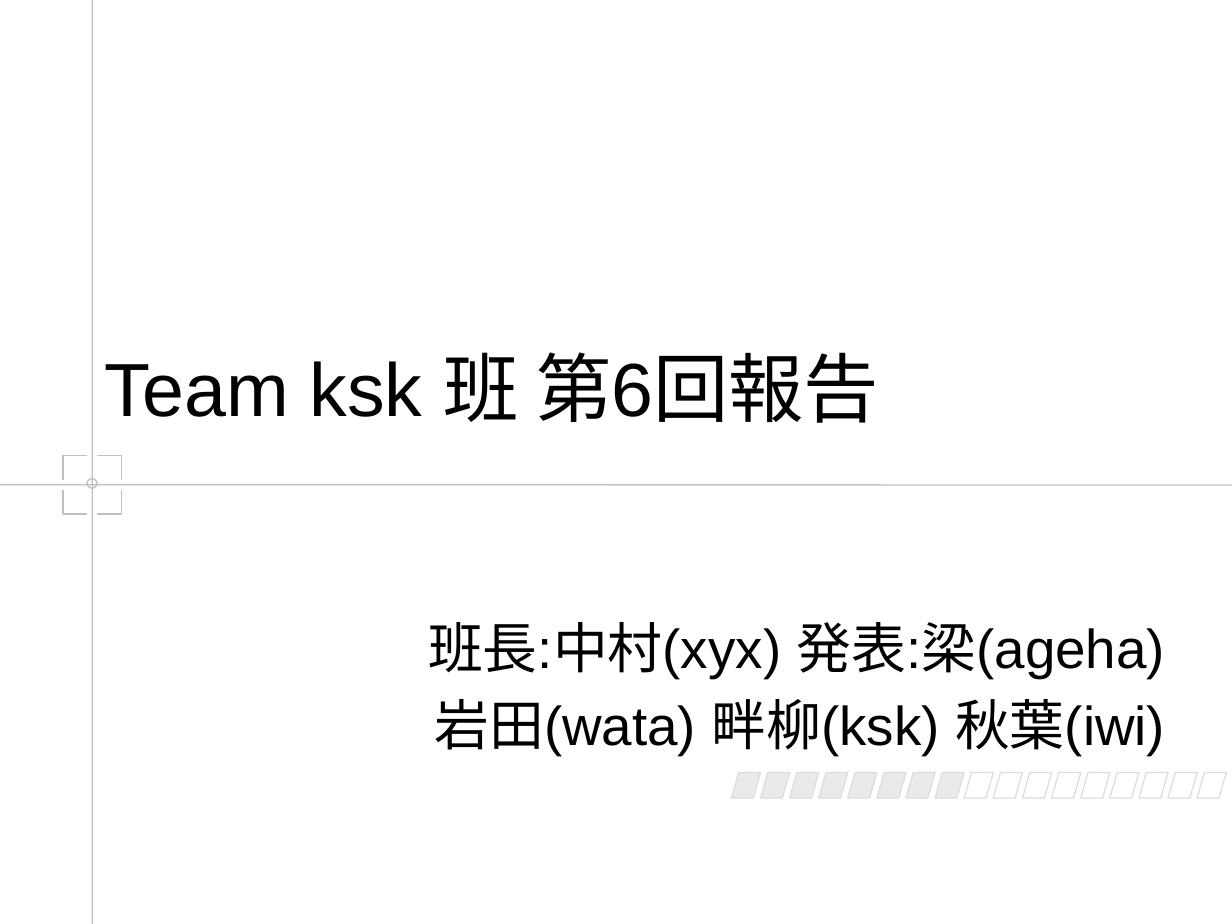
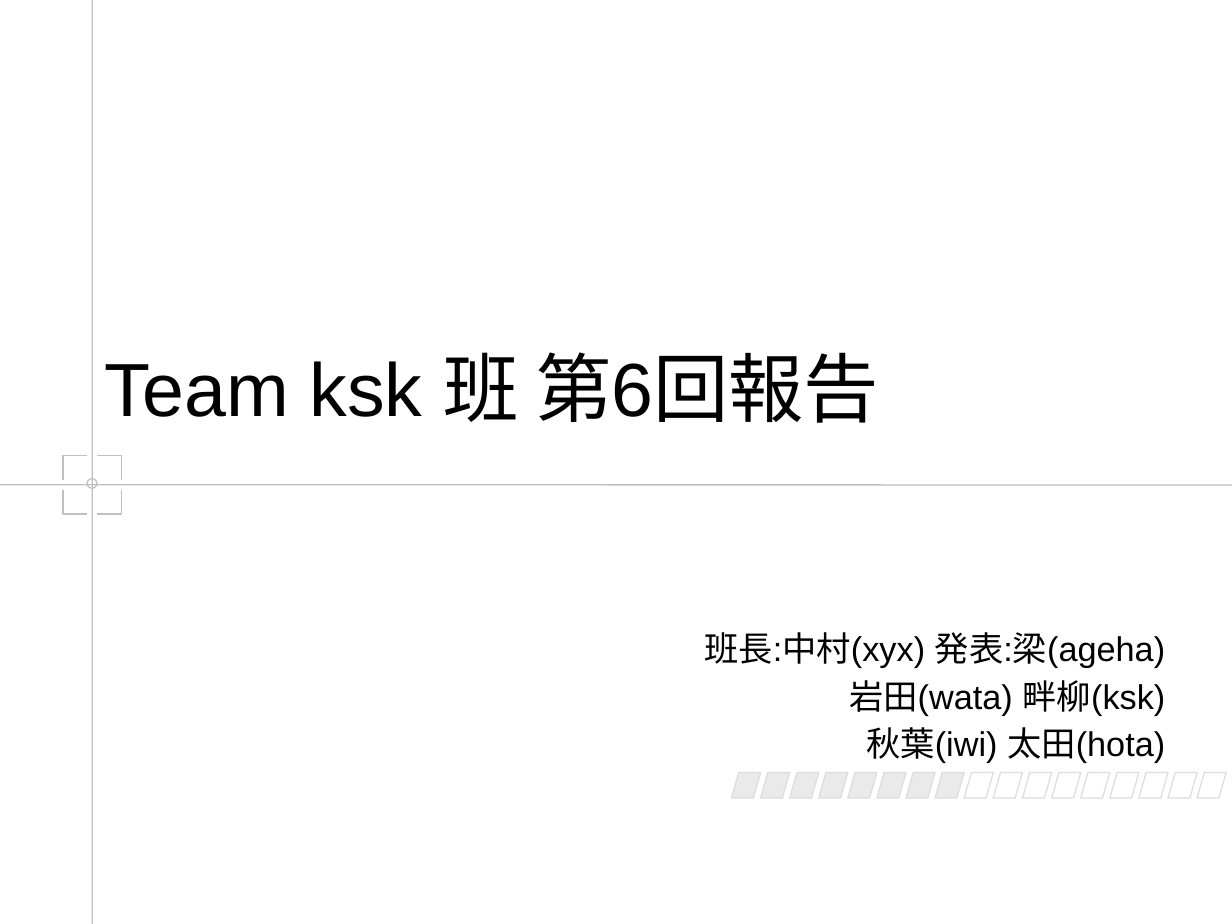
Before and after one commit to ksk9687/cpuex-cpu, a slide deck: slide 1 of pp/pp6/pp6.pptx. Drawn at 1232x924 pixels with LibreOffice and Linux fonts; fonts in the diff are those of the drawing; background and template pictures are left out. Boxes give left, top, right and bottom in pixels: in the first picture for what was removed or moved away, otherwise in the second. Text is boxed around its words. In the diff, an @@ line names an element or a change of style, - is before the commit and + after.

```diff
--- a/pp/pp6/pp6.pptx
+++ b/pp/pp6/pp6.pptx
@@ subtitle at bbox=[704, 632, 1165, 668]: size 32 to 20 pt in "班長:中村(xyx) 発表:梁(ageha)"; less space between paragraphs @@
@@ subtitle at bbox=[849, 680, 1166, 763]: text changed; size 32 to 20 pt @@
-岩田(wata) 畔柳(ksk) 秋葉(iwi)
+岩田(wata) 畔柳(ksk)
+秋葉(iwi) 太田(hota)
```
Also in this commit, not shown: 2 other slides changed, 3 slides added.
